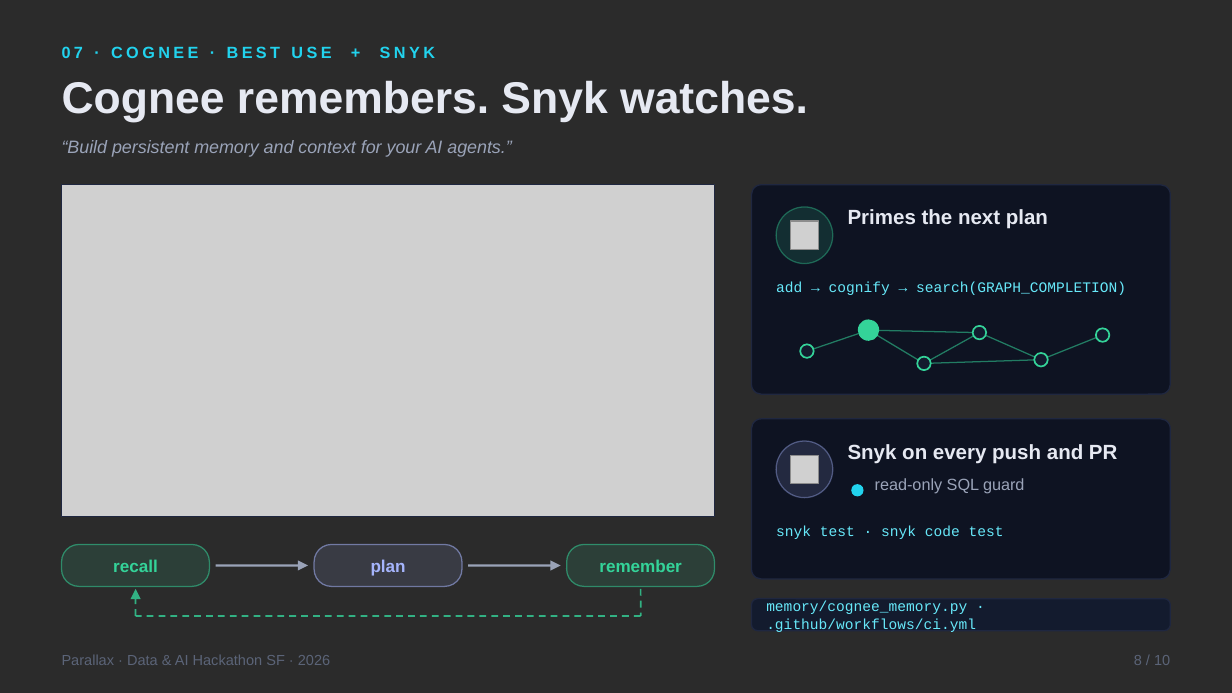
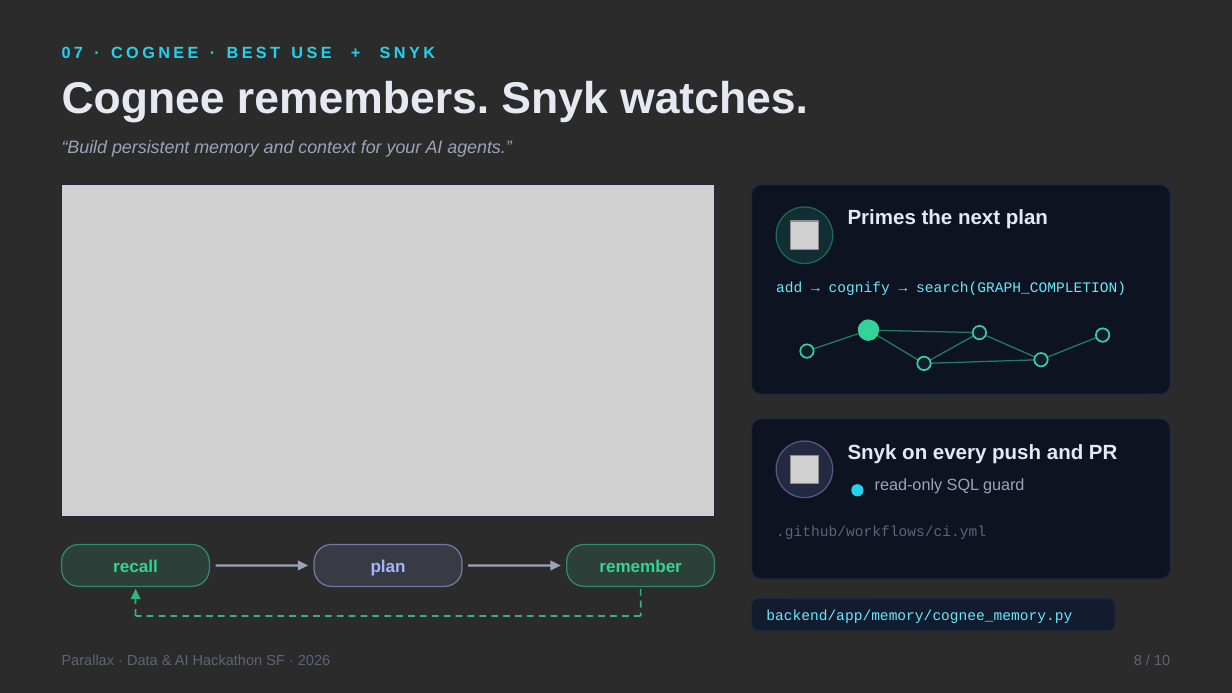
Before and after one commit to vnmoorthy/parallax, a slide deck: slide 8 of deck/Parallax.pptx. Drawn at 1232x693 pixels with LibreOffice and Linux fonts; fonts in the diff are those of the drawing; grey boxes stand for pictures; background and template pictures are left out; a plain dark background stands for a picture behind light text. Boxes give left, top, right and bottom in pixels: in the first picture for what was removed or moved away, otherwise in the second. Text is boxed around its words. In the diff, an @@ line names an element or a change of style, - is before the commit and + after.

```diff
--- a/deck/Parallax.pptx
+++ b/deck/Parallax.pptx
@@ text at [776, 526, 986, 539]: text changed; text colour #67E8F9 to #5B6478 @@
-snyk test · snyk code test
+.github/workflows/ci.yml
@@ rounded rectangle: place and size @@
-rounded rectangle at [752, 599, 1170, 631]
+rounded rectangle at [752, 599, 1115, 631]
@@ text at [766, 609, 1072, 623]: text changed @@
-memory/cognee_memory.py · .github/workflows/ci.yml
+backend/app/memory/cognee_memory.py
```
Also in this commit, not shown: 9 other slides changed, 12 other files.
